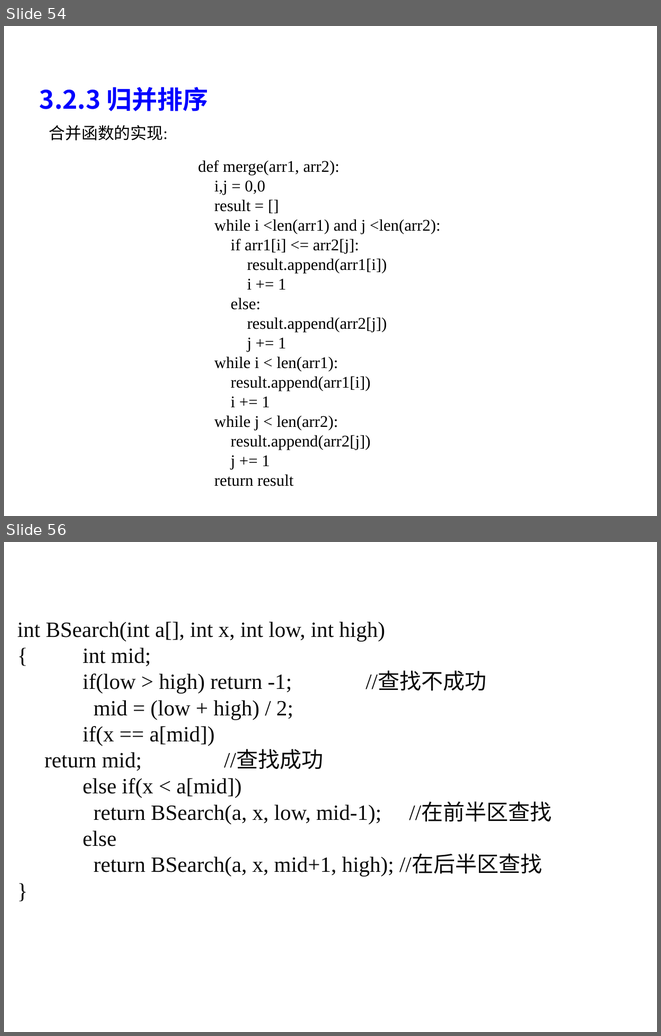
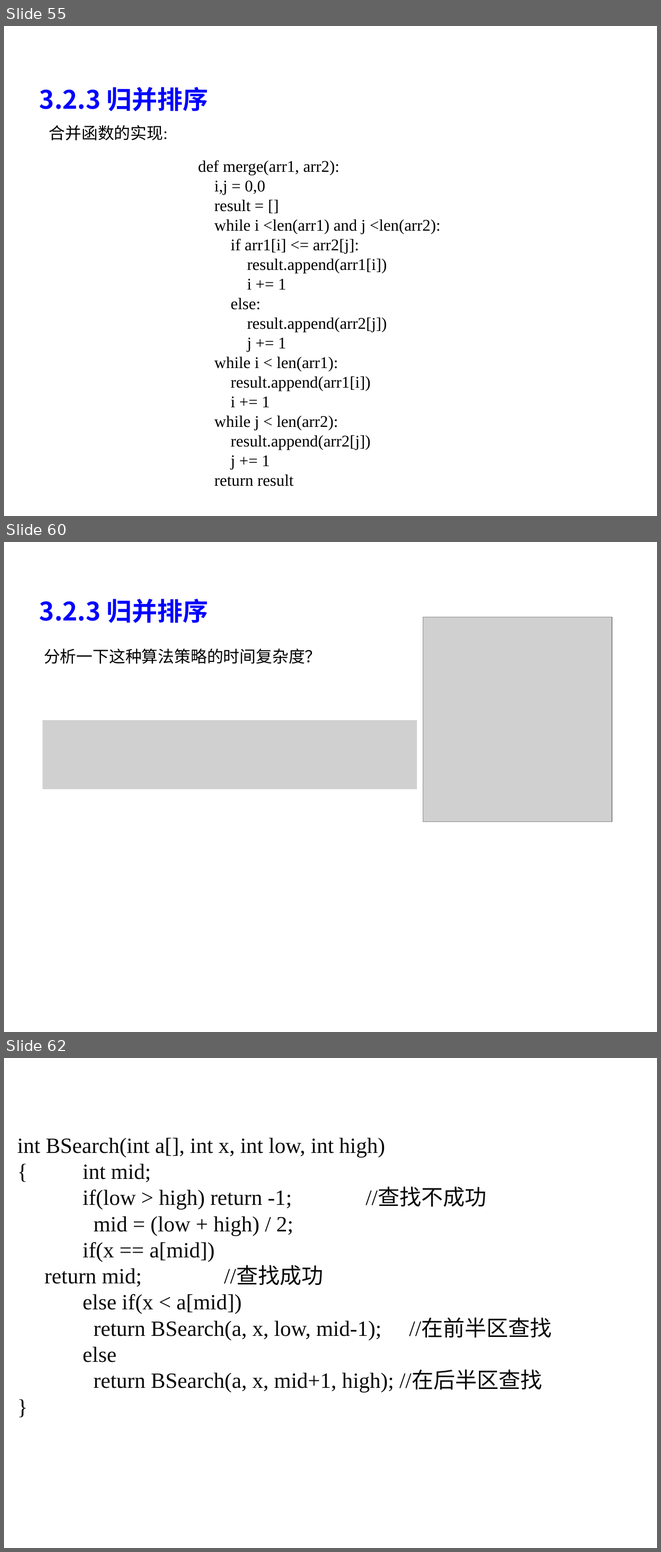
Before and after one commit to liutongling/DP, a slide deck: file/第3章 分治法计.pptx. Shown one above the other, each under a label of ours: slides 54 and 56 before the commit, slides 55, 60 and 62 after it; the slides between them are not shown. The pictures are 661x1036 and 661x1552 pixels, drawn with LibreOffice and Linux fonts; fonts in the diff are those of the drawing; grey boxes stand for pictures; background and template pictures are left out. Boxes give left, top, right and bottom in pixels: in the first picture for what was removed or moved away, otherwise in the second. Text is boxed around its words. In the diff, an @@ line names an element or a change of style, - is before the commit and + after.

```diff
--- a/file/第3章 分治法计.pptx
+++ b/file/第3章 分治法计.pptx
@@ slide 60 added at bbox=[4, 542, 657, 1032], background #FFFFFF @@
@@ text added at bbox=[40, 599, 208, 623], 28 pt, text #0000FF, bold @@
+3.2.3 归并排序
@@ picture added at bbox=[423, 617, 612, 821] @@
@@ text added at bbox=[44, 649, 321, 664], 18 pt, text #000000 @@
+分析一下这种算法策略的时间复杂度？
@@ picture added at bbox=[43, 720, 417, 790] @@
@@ what was slide 54 is now slide 55 @@
@@ what was slide 56 is now slide 62 @@
```
Also in this commit, not shown: 2 slides changed, 5 other slides added.
